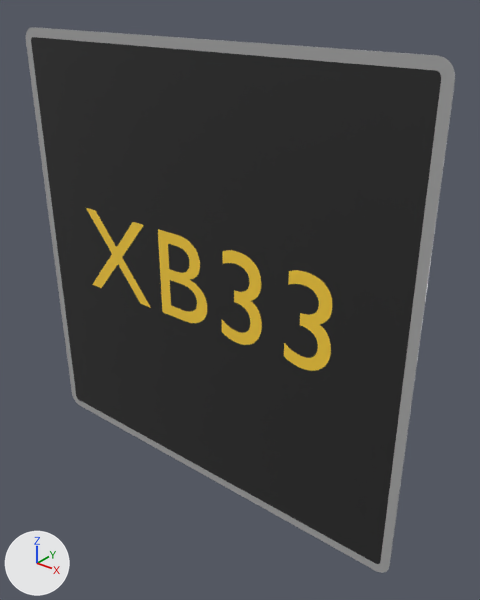
Before and after pictures for a commit that changed the glTF model panneaux/19_X_dynamiques/XB33.glb.
Rendered twice from a 50 mm lens placed at (0.874, -0.95, 0.599), pointed at (0.076, 0.047, -0.019). The lights are fixed; the arrows at lower left show +X, +Y and +Z. The first picture is the older version. Where no turn or scale is listed for an object, it has been applied to the vertices. Vertices at exactly the same position are counted once.

Before the edit, the objects in view are built like this:
```python
me_cadre_214 = bpy.data.meshes.new('cadre.214')
me_cadre_214.from_pydata(...)  # 48 vertices, 92 faces; spans x -0.5..0.5, y 0.0, z -0.5..0.5
me_cadre_214.materials.append(mat_gris_panneau)  # grey #aaaaaa
me_fond_214 = bpy.data.meshes.new('fond.214')
me_fond_214.from_pydata(...)  # 48 vertices, 92 faces; spans x -0.48..0.48, y 0.0, z -0.48..0.48
me_fond_214.materials.append(mat_noir_pictogramme)  # black #272727
me_t_371 = bpy.data.meshes.new('t.371')
me_t_371.from_pydata(...)  # 824 vertices, 1640 faces; spans x -0.354..0.333, y 0.0, z -0.091..0.115
me_t_371.materials.append(mat_ambre_dynamique)  # yellow #ffd33f
ob_xb33_cadre00 = bpy.data.objects.new('XB33_cadre00', me_cadre_214)
ob_xb33_cadre00.location = (0.0, -0.002, 0.0)
ob_xb33_fond01 = bpy.data.objects.new('XB33_fond01', me_fond_214)
ob_xb33_fond01.location = (0.0, -0.002, 0.0)
ob_xb33_txt02 = bpy.data.objects.new('XB33_txt02', me_t_371)
ob_xb33_txt02.location = (0.0, -0.002, 0.0)
```
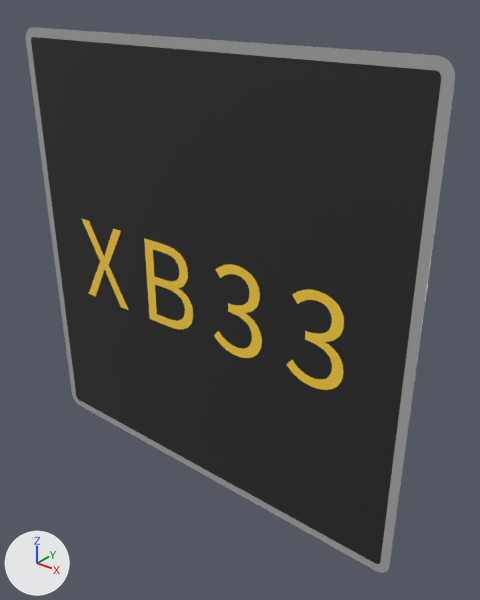
Diff of the bpy script that builds the scene:
```diff
--- a/panneaux/19_X_dynamiques/XB33.glb.py
+++ b/panneaux/19_X_dynamiques/XB33.glb.py
@@ me_t_371 @@
 # used by ob_xb33_txt02; location = (0.0, -0.002, 0.0)
-me_t_371.from_pydata(...)  # 824 vertices, 1640 faces; spans x -0.354..0.333, y 0.0, z -0.091..0.115
+me_t_371.from_pydata(...)  # 928 vertices, 1848 faces; spans x -0.373..0.362, y 0.0, z -0.123..0.085
+# me_t_371 part 1: the loose piece of 212 vertices spanning x -0.111..0.027, y 0.0, z -0.088..0.112 is rebuilt with 212 vertices and now spans x -0.155..-0.015, y 0.0, z -0.119..0.081
+# me_t_371 part 2: the loose piece of 24 vertices spanning x -0.354..-0.148, y 0.0, z -0.088..0.112 is rebuilt with 124 vertices and now spans x -0.373..-0.226, y 0.0, z -0.119..0.081
+# me_t_371 part 3: 4 vertices moved within x 0.169..0.304, y 0.0, z -0.047..-0.027; 584 vertices removed from x 0.066..0.333, y 0.0, z -0.091..0.115; 588 vertices added at x 0.044..0.362, y 0.0, z -0.123..0.085
 me_t_371.materials.append(mat_ambre_dynamique)
```

What differs and where, as boxes (x1, y1, x2, y2) in the pictures (480 x 600 px; the box of a moved part takes in the faces that stretch with it):
'XB33_txt02', reshaped (7% wider): before (86, 208, 332, 371); after (81, 218, 344, 390)
part 1 of me_t_371, rebuilt: before (158, 229, 207, 323); after (144, 238, 193, 329)
part 2 of me_t_371, rebuilt (26% narrower, 8% shorter): before (86, 208, 151, 308); after (81, 218, 129, 310)
part 3 of me_t_371, moved or reshaped: before (221, 250, 332, 371); after (214, 264, 344, 390)
